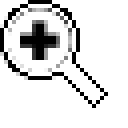
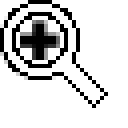
Revision of a layered 128 x 128 image; what changed, layer by layer:
added layer "Zoom out" above "Zoom in" over left=8, top=8, right=72, bottom=72
